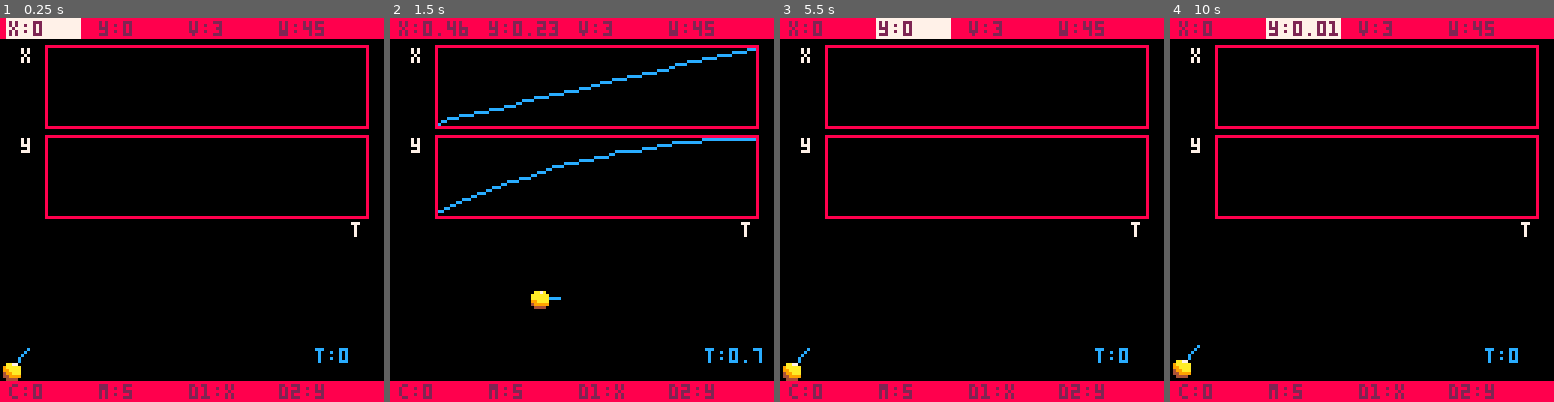
Above: before the commit, frames 1-4 (left to right).
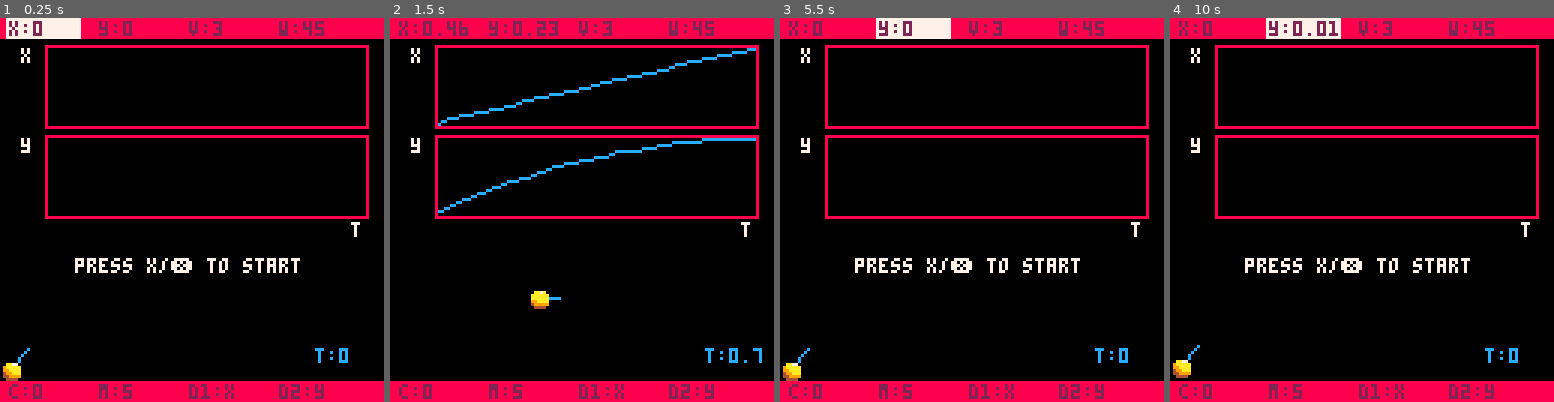
Above: after the commit, the same moments.

Repository: HeiLaut/pico8-physics-simulations
Game: PICO-8 cartridge carts/wurf.p8
Two runs of this game, one before a commit and one after it. Both use one fixed random seed, a clock stepped at 60 frames per second and the inputs below.
Inputs:
- Up to frame 1 (0.25 s): no input
- Up to frame 2 (1.5 s): tap X (X key) at 0.33, 1.07 s; tap O (Z key) at 0.7 s
- Up to frame 3 (5.5 s): hold Right 1.6-2.1 s; tap O (Z key) every 0.4 s from 1.7 to 5.3 s; tap X (X key) every 1.12 s from 1.85 to 5.2 s; hold Up 2.15-2.42 s; hold Right 2.47-3.03 s; hold Left 3.08-3.58 s; hold Down 3.63-3.97 s; hold Right 4.02-4.68 s; hold Up 4.73-5.03 s; hold Left from 5.08 s (still down)
- Up to frame 4 (10 s): release Left at 5.68 s; tap O (Z key) every 0.4 s from 5.7 to 9.7 s; hold Down 5.73-6.03 s; hold Right 6.08-6.58 s; tap X (X key) every 1.12 s from 6.32 to 9.67 s; hold Right 6.63-7.13 s; hold Up 7.18-7.45 s; hold Right 7.5-8.07 s; hold Left 8.12-8.62 s; hold Down 8.67-9 s; hold Right 9.05-9.72 s; hold Up from 9.77 s (still down)

The runs differ from the first frame. In frame 1, 0.9% of the frame differs, in the area x 19-79%, y 62-67%; in frame 2, nothing differs; in frame 3, 0.9%; in frame 4, 0.9%.

Commit message:
added axis option

Diff:
--- a/carts/wurf.p8
+++ b/carts/wurf.p8
@@ -17,6 +17,9 @@
 	dia1 = {}
 	d1c = 1
 	d2c = 4
+	--x-axis value
+	diax = "t"
+
 	sp_p={17,19,21,23}
 	sp_p_n=1
 	t_pc=30
@@ -55,7 +58,7 @@
 
 
 		plot(x2,y2,15,65,107,25,12,
-							"t",dia1[d2c][1],false)
+							diax,dia1[d2c][1],false)
 		if (k.x>128/5) sp =2
 		if (k.x>128*2/5) sp =3
 		if (k.x>128*3/5) sp =4
@@ -71,7 +74,7 @@
  	spr(sp,k.x,k.y)
  	if not play and not res and k.dy==0 then
  		print("press c/🅾️ to reset",25,80,7)
- 	elseif not play and k.dy==0 then
+ 	elseif not play and t==0 then
  		print("press x/❎ to start",25,80,7)
 		end
 		if parachute and t>t_pc then
@@ -110,10 +113,16 @@
 	 k.dx -= k.ddx
 
 		-- adding data to the plot arrays
-		add(x,t)
+		if diax=="x" then
+			add(x,k.x)
+			add(x2,k.x)
+		else
+			add(x,t)
+			add(x2,t)
+		end
+
 	 add(y,dia1[d1c][2])
 
-		add(x2,t)
 		add(y2,dia1[d2c][2])
 		if k.y>114 then
 		 k.y=114
@@ -278,7 +287,7 @@
 			if(c==1)k.x+=1
 			if(c==2)k.y-=1
 			if(c==3)k.v+=0.5
-			if(c==4)k.w+=5
+			if(c==4)k.w+=1
 			if(c==5)k.c+=0.011
 			if(c==6)k.m+=1
 			if(c==7)d1c+=1
@@ -289,7 +298,7 @@
 			if(c==1)k.x-=1
 			if(c==2)k.y+=1
 			if(c==3)k.v-=0.5
-			if(c==4)k.w-=5
+			if(c==4)k.w-=1
 			if(c==5)k.c-=0.011
 			if(c==6)k.m-=1
 			if(c==7)d1c-=1
@@ -333,6 +342,14 @@
 --menu
 menuitem(1,"parachute on/off",function()
  parachutejump()
+end)
+
+menuitem(2,"x-data t/x",function()
+	if diax=="t" then
+		diax="x"
+	else
+		diax="t"
+	end
 end)
 
 function  parachutejump()
@@ -349,9 +366,12 @@
 		reset_dia_data()
 		d1c = 4
 		d2c = 5
+		diax="t"
 	else _init()
 	end
 end
+
+
 __gfx__
 00000000000000000000000000000000000000000000000000000000000000000000000000000000000000000000000000000000000000000000000000000000
 0000000000aa770000aa7a0000a77a0000a7aa000077aa0000000000000000000000000000000000000000000000000000000000000000000000000000000000
Not shown, changed: html/wurf.js
